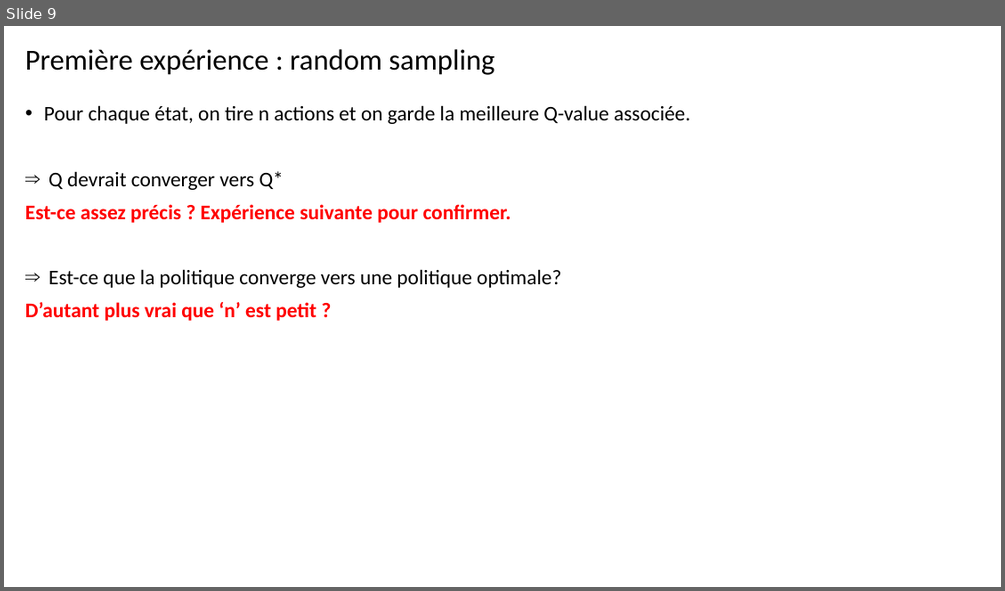
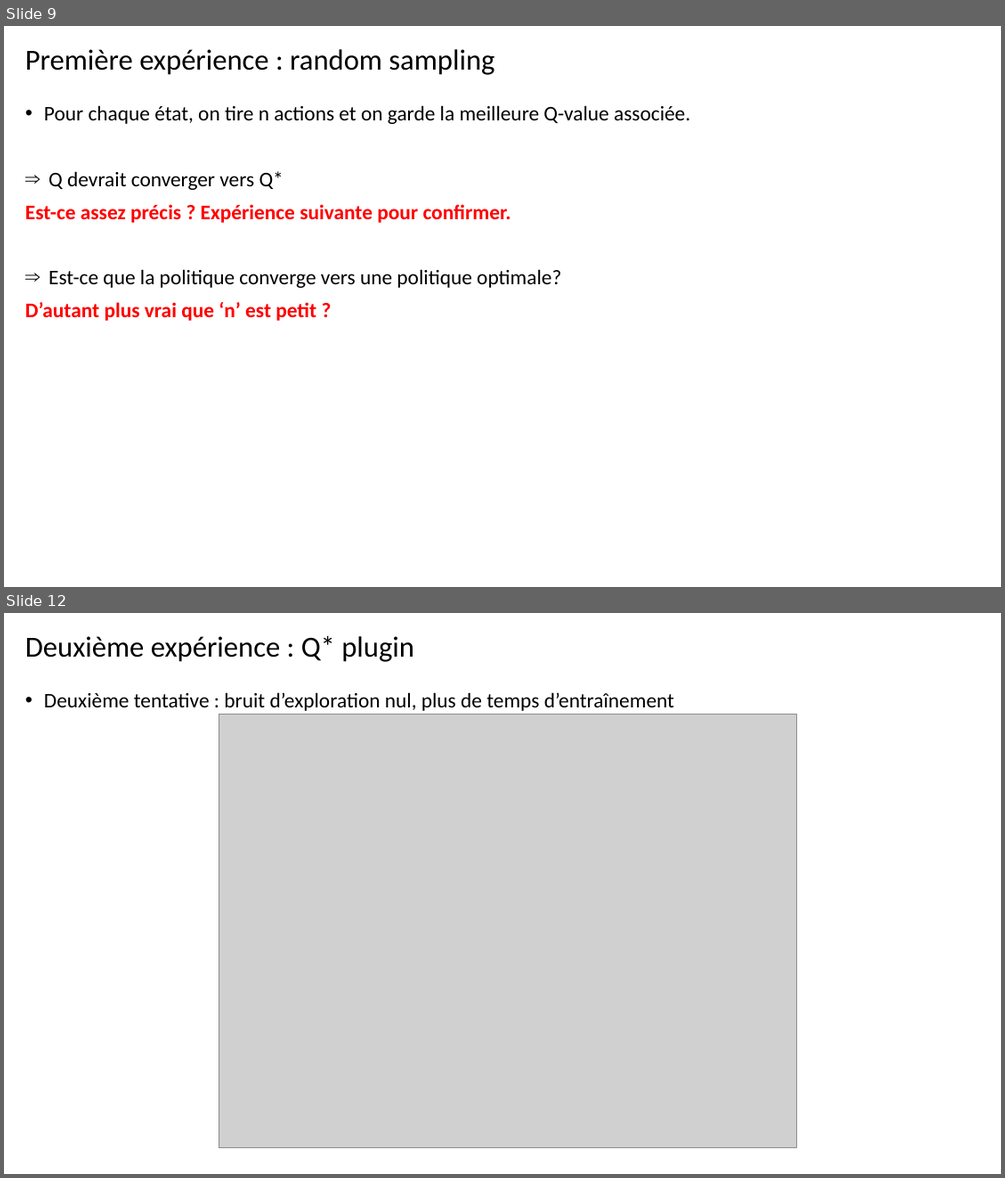
Before and after one commit to etiennedupont/Research_projects, a slide deck: RL/DDPG/pres_120219.pptx. Shown one above the other, each under a label of ours: slide 9 before the commit, slides 9 and 12 after it; the slides between them are not shown. The pictures are 1005x591 and 1005x1178 pixels, drawn with LibreOffice and Linux fonts; fonts in the diff are those of the drawing; grey boxes stand for pictures. Boxes give left, top, right and bottom in pixels: in the first picture for what was removed or moved away, otherwise in the second. Text is boxed around its words. In the diff, an @@ line names an element or a change of style, - is before the commit and + after.

```diff
--- a/RL/DDPG/pres_120219.pptx
+++ b/RL/DDPG/pres_120219.pptx
@@ slide 12 added at bbox=[4, 613, 1001, 1174], background #FFFFFF @@
@@ title added at bbox=[25, 635, 414, 662], 28 pt, text #000000 @@
+Deuxième expérience : Q* plugin
@@ text added at bbox=[44, 692, 674, 711], 20 pt, text #000000 @@
+• Deuxième tentative : bruit d’exploration nul, plus de temps d’entraînement
@@ picture added at bbox=[219, 714, 797, 1148] @@
```
Also in this commit, not shown: 4 slides changed, 1 other slide added, 2 other files.
